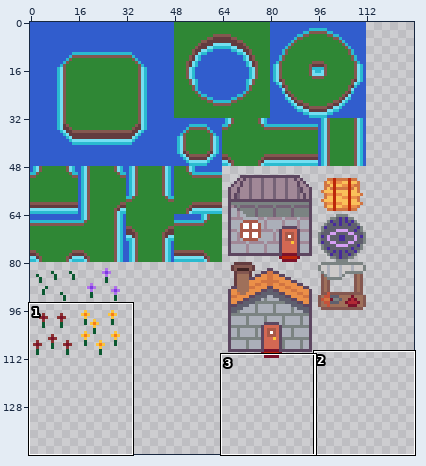
One commit to this sprite sheet: world/overworld/tilemap.png. The picture above shows the old version from afar; the outline marks the close-up.
Close-up. First the earlier version:
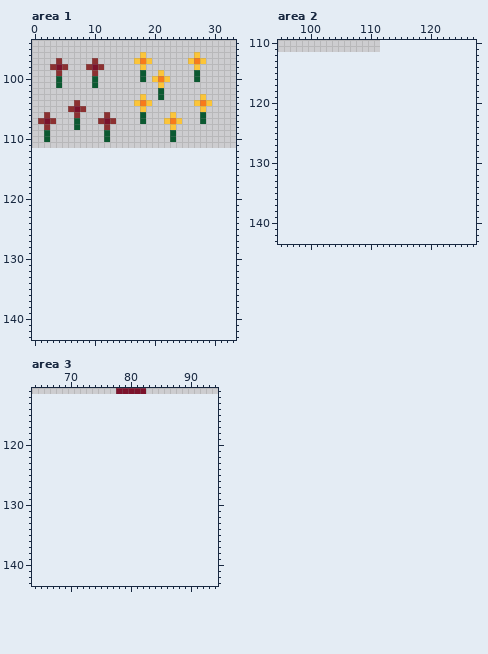
The file is 112x112 pixels. Shown: area 1: x 0..33, y 94..143; area 2: x 95..127, y 110..143; area 3: x 64..94, y 111..143. The old version is drawn lined up with the new one, on the new canvas. The commit also changed other parts of the picture, which this record leaves out.
And afterwards:
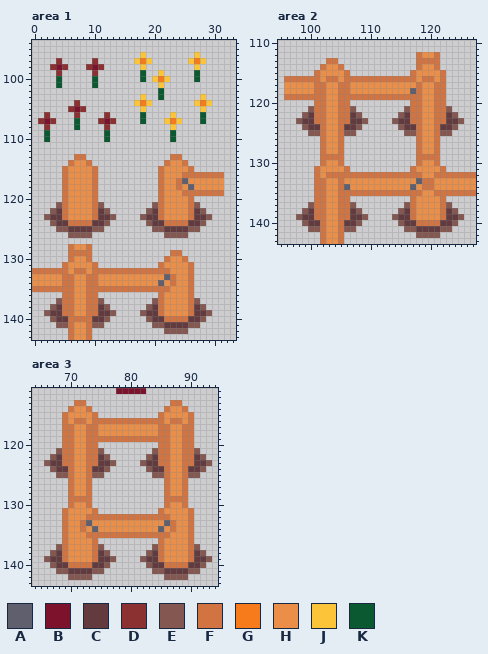
Palette (. is transparent): A #5f5f6e  B #7c122b  C #633b3f  D #8c3132  E #845750  F #d17441  G #f87b1b  H #eb8f48  J #fcc539  K #0b5931
Diff:
canvas 112x112 -> 128x144
Changed rows in their new state; - is an unchanged pixel.
Area 1:
first column x 0:
113 -------FF--------------FF-------
114 ------FHHF------------FHHF------
115 -----FHHHHF----------FHHHHF-----
116 -----FHHHHF----------FHHHFFFFFFF
117 -----FHHHHF----------FHHFAHHHHHH
118 -----FHHHHF----------FHHFHAHHHHH
119 -----FHHHHF----------FHHHFFFFFFF
120 -----FHHHHF----------FHHHHF-----
121 ----EFHHHHFE--------EFHHHHFE----
122 ---ECFHHHHFCE------ECFHHHHFCE---
123 --ECCFHHHHFCCE----ECCFHHHHFCCE--
124 ---ECCFFFFCCE------ECCFFFFCCE---
125 ----EECCCCEE--------EECCCCEE----
126 ------EEEE------------EEEE------
128 ------FHHF----------------------
129 ------FFFF-------------FF-------
130 ------FHHF------------FHHF------
131 -----FHHHHF----------FHHHHF-----
132 FFFFFFHFFHFFFFFFFFFFFFFHHHF-----
133 HHHHHFFHHFFHHHHHHHHHHHAFHHF-----
134 HHHHHFFHHFFHHHHHHHHHHAHFHHF-----
135 FFFFFFFHHFFFFFFFFFFFFFFHHHF-----
136 -----FFHHFF----------FHHHHF-----
137 ----EFFHHFFE--------EFHHHHFE----
138 ---ECFFHHFFCE------ECFHHHHFCE---
139 --ECCFFHHFFCCE----ECCFHHHHFCCE--
140 ---ECCFFFFCCE------ECCFFFFCCE---
141 ----EEFHHFEE--------EECCCCEE----
142 ------FHHF------------EEEE------
143 ------FHHF----------------------
Area 2:
first column x 96:
112 ----------------------FHHF------
113 -------FF-------------FFFF------
114 ------FHHF------------FHHF------
115 -----FHHHHF----------FHHHHF-----
116 FFFFFFHFFHFFFFFFFFFFFFHFFHF-----
117 HHHHHFFHHFFHHHHHHHHHHHFHHFF-----
118 HHHHHFFHHFFHHHHHHHHHHAFHHFF-----
119 FFFFFFFHHFFFFFFFFFFFFFFHHFF-----
120 -----FFHHFF----------FFHHFF-----
121 ----EFFHHFFE--------EFFHHFFE----
122 ---ECFFHHFFCE------ECFFHHFFCE---
123 --ECCFFHHFFCCE----ECCFFHHFFCCE--
124 ---ECCFHHFCCE------ECCFHHFCCE---
125 ----EEFHHFEE--------EEFHHFEE----
126 ------FHHF------------FHHF------
127 ------FHHF------------FHHF------
128 ------FHHF------------FHHF------
129 ------FFFF------------FFFF------
130 ------FHHF------------FHHF------
131 -----FHHHHF----------FHHHHF-----
132 -----FHFFFFFFFFFFFFFFFFHHFFFFFFF
133 -----FFHHFHHHHHHHHHHHHAFFHHHHHHH
134 -----FFHHFAHHHHHHHHHHAHFFHHHHHHH
135 -----FFHHFFFFFFFFFFFFFFHHFFFFFFF
136 -----FFHHFF----------FHHHHF-----
137 ----EFFHHFFE--------EFHHHHFE----
138 ---ECFFHHFFCE------ECFHHHHFCE---
139 --ECCFFHHFFCCE----ECCFHHHHFCCE--
140 ---ECCFHHFCCE------ECCFFFFCCE---
141 ----EEFHHFEE--------EECCCCEE----
142 ------FHHF------------EEEE------
143 ------FHHF----------------------
Area 3:
first column x 66:
113 -----FF--------------FF-----
114 ----FHHF------------FHHF----
115 ---FHHHHF----------FHHHHF---
116 ---FHFFHFFFFFFFFFFFFHFFHF---
117 ---FFHHFFHHHHHHHHHHFFHHFF---
118 ---FFHHFFHHHHHHHHHHFFHHFF---
119 ---FFHHFFFFFFFFFFFFFFHHFF---
120 ---FFHHFF----------FFHHFF---
121 --EFFHHFFE--------EFFHHFFE--
122 -ECFFHHFFCE------ECFFHHFFCE-
123 ECCFFHHFFCCE----ECCFFHHFFCCE
124 -ECCFHHFCCE------ECCFHHFCCE-
125 --EEFHHFEE--------EEFHHFEE--
126 ----FHHF------------FHHF----
127 ----FHHF------------FHHF----
128 ----FHHF------------FHHF----
129 ----FFFF------------FFFF----
130 ----FHHF------------FHHF----
131 ---FHHHHF----------FHHHHF---
132 ---FHHHFFFFFFFFFFFFFFHHHF---
133 ---FHHFAHHHHHHHHHHHHAFHHF---
134 ---FHHFHAHHHHHHHHHHAHFHHF---
135 ---FHHHFFFFFFFFFFFFFFHHHF---
136 ---FHHHHF----------FHHHHF---
137 --EFHHHHFE--------EFHHHHFE--
138 -ECFHHHHFCE------ECFHHHHFCE-
139 ECCFHHHHFCCE----ECCFHHHHFCCE
140 -ECCFFFFCCE------ECCFFFFCCE-
141 --EECCCCEE--------EECCCCEE--
142 ----EEEE------------EEEE----
Changed places in both close-ups, as pixel boxes (x1, y1, x2, y2):
added: (32, 154, 224, 340)
added: (284, 52, 476, 244)
added: (44, 400, 212, 580)
